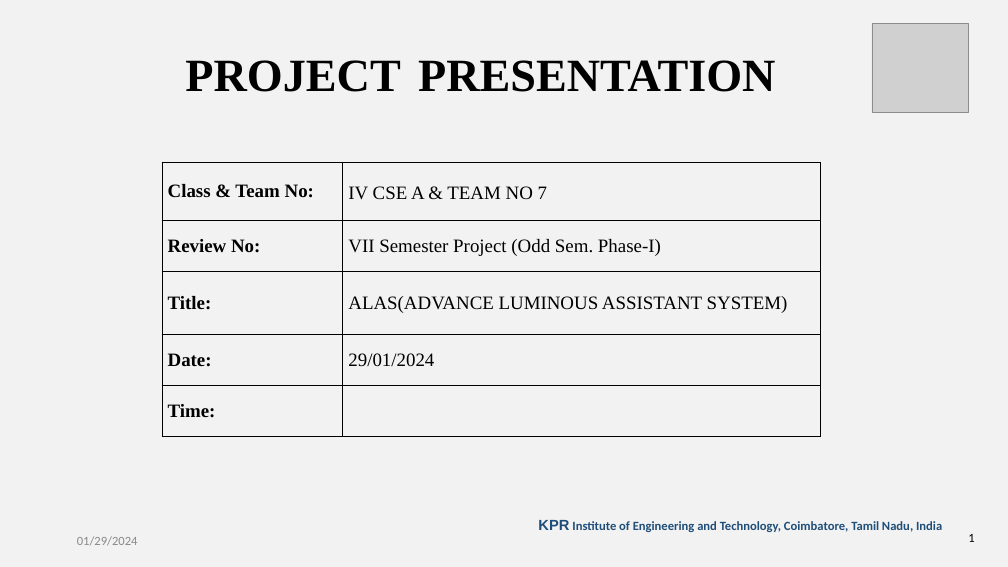
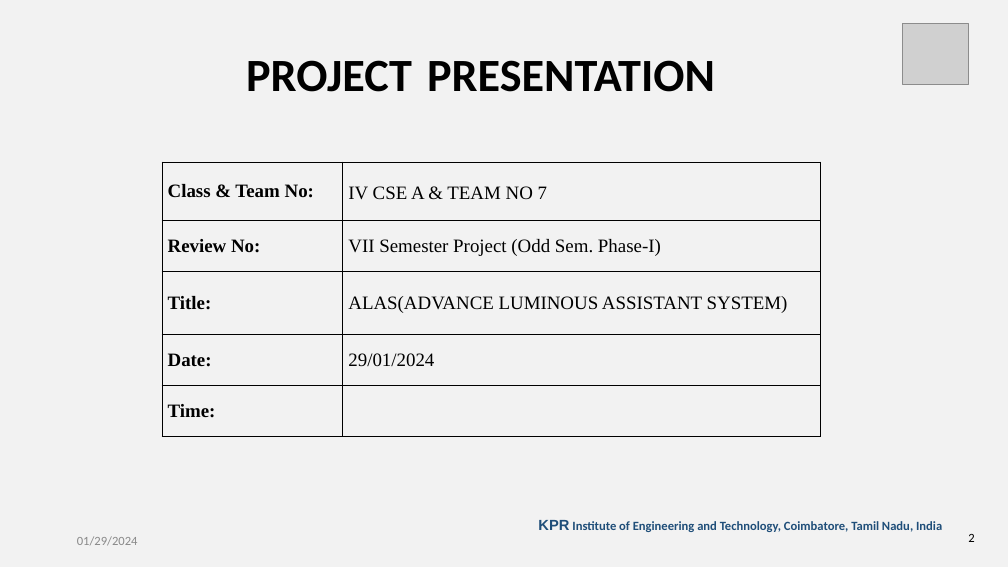
Before and after one commit to ARAVIND1702/ALAS_PPT, a slide deck: slide 2 of First Review-PPT_Template.pptx (slide 1 before the commit). Drawn at 1008x567 pixels with LibreOffice and Linux fonts; fonts in the diff are those of the drawing; grey boxes stand for pictures; background and template pictures are left out. Boxes give left, top, right and bottom in pixels: in the first picture for what was removed or moved away, otherwise in the second. Text is boxed around its words. In the diff, an @@ line names an element or a change of style, - is before the commit and + after.

Commit message:
content added next design

```diff
--- a/First Review-PPT_Template.pptx
+++ b/First Review-PPT_Template.pptx
@@ text "PROJECT PRESENTATION" at (246, 60, 715, 92): font Times New Roman to Calibri @@
@@ picture: place and size @@
-picture at (872, 23, 968, 112)
+picture at (902, 23, 968, 85)
@@ page number at (968, 534, 974, 542): text changed @@
-1
+2
```
Also in this commit, not shown: 12 other slides changed, 1 slide added.
